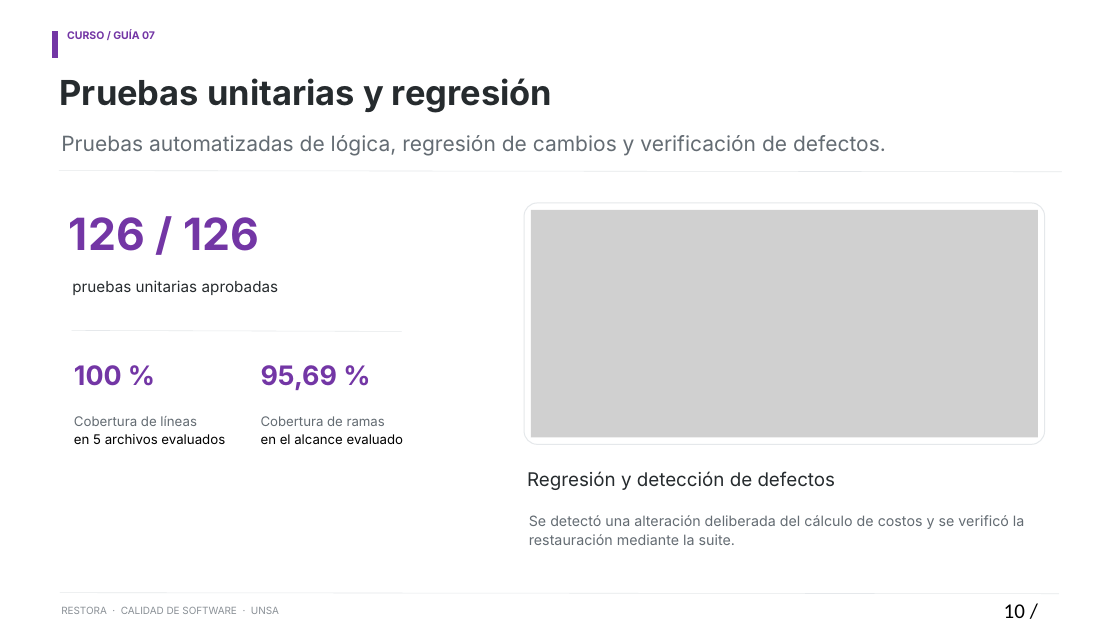
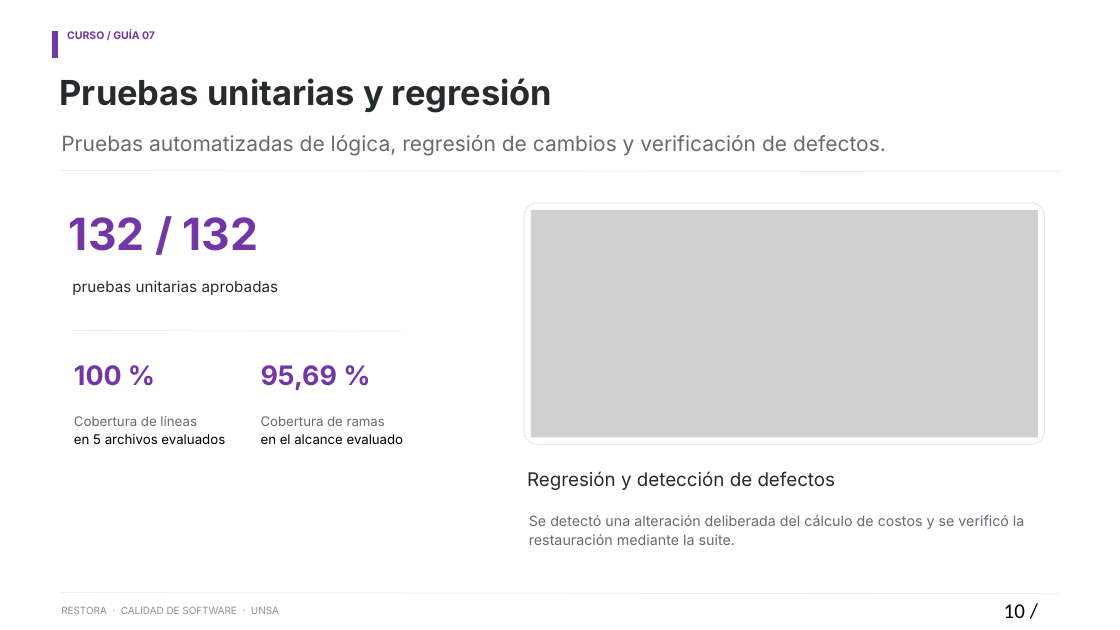
Before and after one commit to AnthoLogy63/restora_system_CalidadDeSoftware, a slide deck: slide 10 of 03_ENTREGA_FINAL/RESTORA_PRESENTACIÓN_FINAL_PROYECTO.pptx. Drawn at 1120x630 pixels with LibreOffice and Linux fonts; fonts in the diff are those of the drawing; grey boxes stand for pictures. Boxes give left, top, right and bottom in pixels: in the first picture for what was removed or moved away, otherwise in the second. Text is boxed around its words. In the diff, an @@ line names an element or a change of style, - is before the commit and + after.

```diff
--- a/03_ENTREGA_FINAL/RESTORA_PRESENTACIÓN_FINAL_PROYECTO.pptx
+++ b/03_ENTREGA_FINAL/RESTORA_PRESENTACIÓN_FINAL_PROYECTO.pptx
@@ text at (69,217,259,251): text changed @@
-126 / 126
+132 / 132
```
Also in this commit, not shown: 3 other slides changed, 18 other files.
